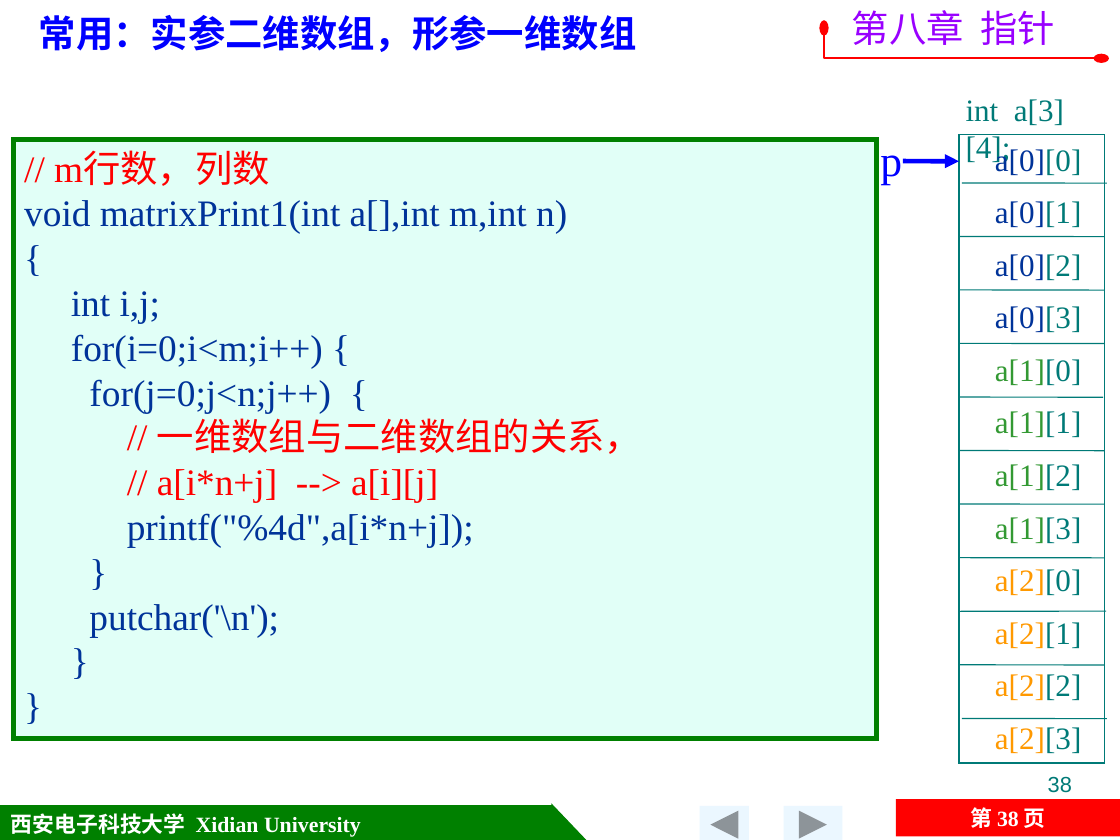
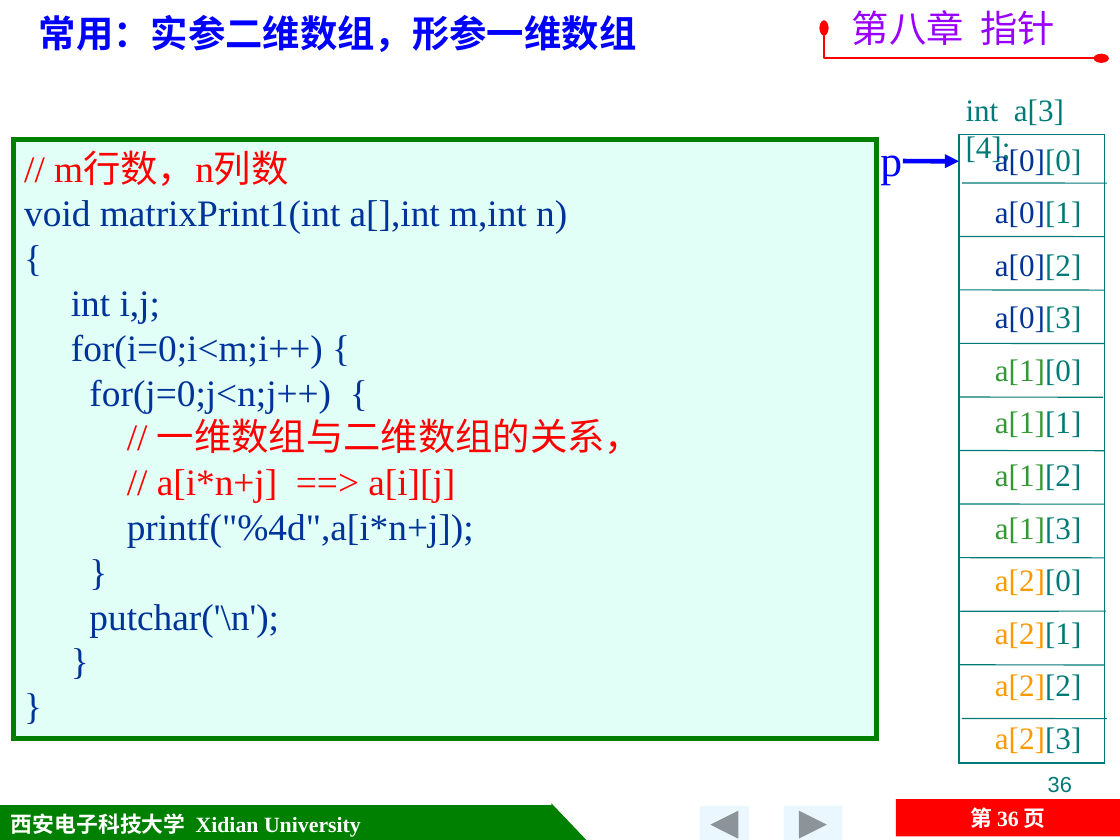
Before and after one commit to jtrfid/C-Repositories, a slide deck: slide 36 of 2016/C语言/课件/第8章 指针.pptx (slide 38 before the commit). Drawn at 1120x840 pixels with LibreOffice and Linux fonts; fonts in the diff are those of the drawing; background and template pictures are left out. Boxes give left, top, right and bottom in pixels: in the first picture for what was removed or moved away, otherwise in the second. Text is boxed around its words. In the diff, an @@ line names an element or a change of style, - is before the commit and + after.

```diff
--- a/2016/C语言/课件/第8章 指针.pptx
+++ b/2016/C语言/课件/第8章 指针.pptx
@@ text in rectangle at [54, 153, 288, 186]: text changed @@
-// m行数，列数
+// m行数，n列数
@@ text in rectangle at [157, 469, 455, 502]: text changed @@
-// a[i*n+j] --> a[i][j]
+// a[i*n+j] ==> a[i][j]
@@ page number at [1048, 776, 1072, 793]: text changed @@
-38
+36
@@ page number at [970, 807, 1046, 828]: text changed @@
-第 38 页
+第 36 页
```
Also in this commit, not shown: 2 slides removed, 2 other files.
